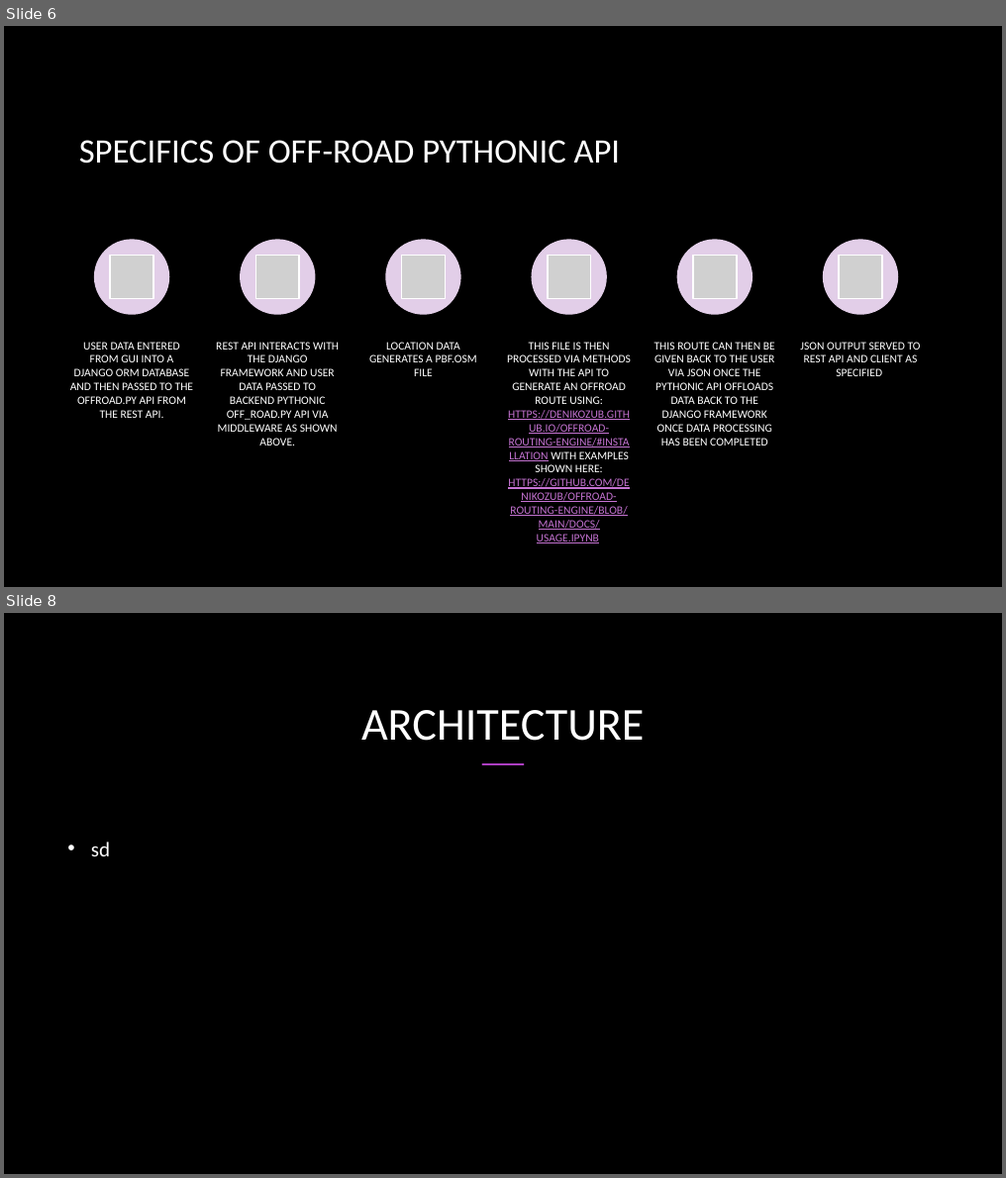
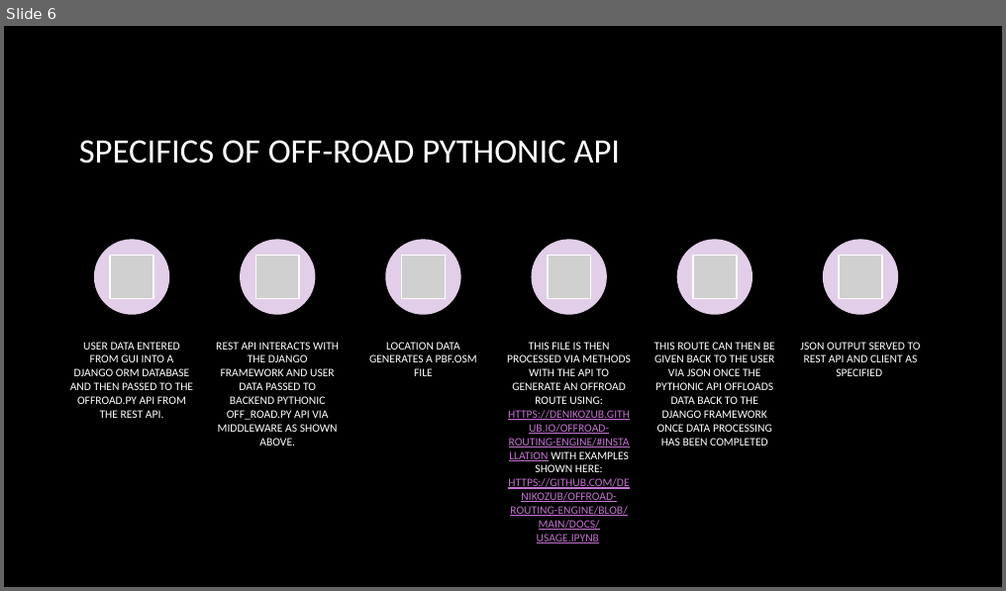
Before and after one commit to Orko24/PLTR_GAIA_4, a slide deck: Workflow/GAIA knockoff Logic WorkFlow.pptx. Shown one above the other, each under a label of ours: slides 6 and 8 before the commit, slide 6 after it; the slides between them are not shown. The pictures are 1006x1178 and 1006x591 pixels, drawn with LibreOffice and Linux fonts; fonts in the diff are those of the drawing; grey boxes stand for pictures; background and template pictures are left out. Boxes give left, top, right and bottom in pixels: in the first picture for what was removed or moved away, otherwise in the second. Text is boxed around its words. In the diff, an @@ line names an element or a change of style, - is before the commit and + after.

```diff
--- a/Workflow/GAIA knockoff Logic WorkFlow.pptx
+++ b/Workflow/GAIA knockoff Logic WorkFlow.pptx
@@ slide 8 removed at [4,613,1002,1174], background picture (left out) @@
@@ title removed at [361,710,644,741] @@
-ARCHITECTURE
@@ line removed from (482, 764) to (524, 764) @@
@@ text removed at [91,842,110,857] @@
-• sd
```
Also in this commit, not shown: 2 slides changed, 1 slide added, 1 other file.
